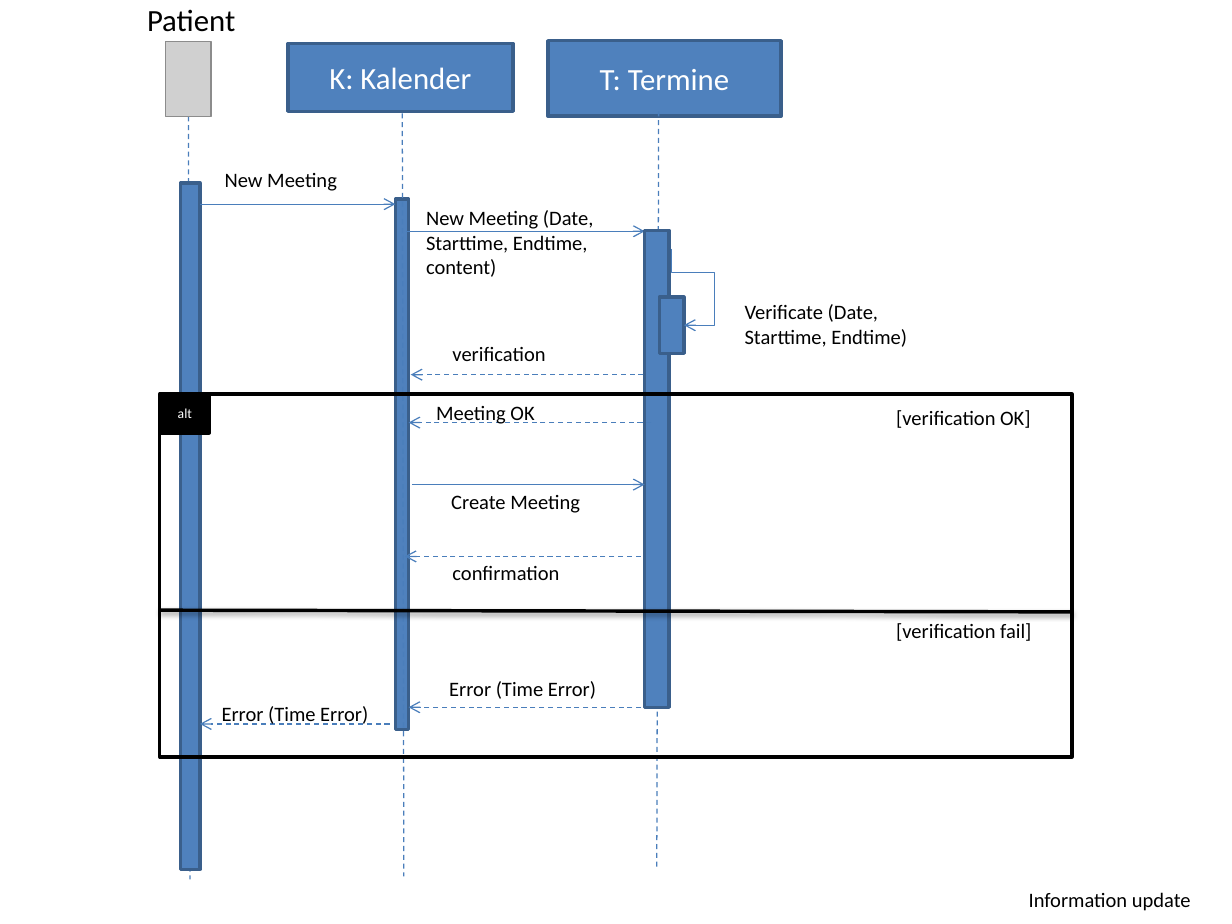
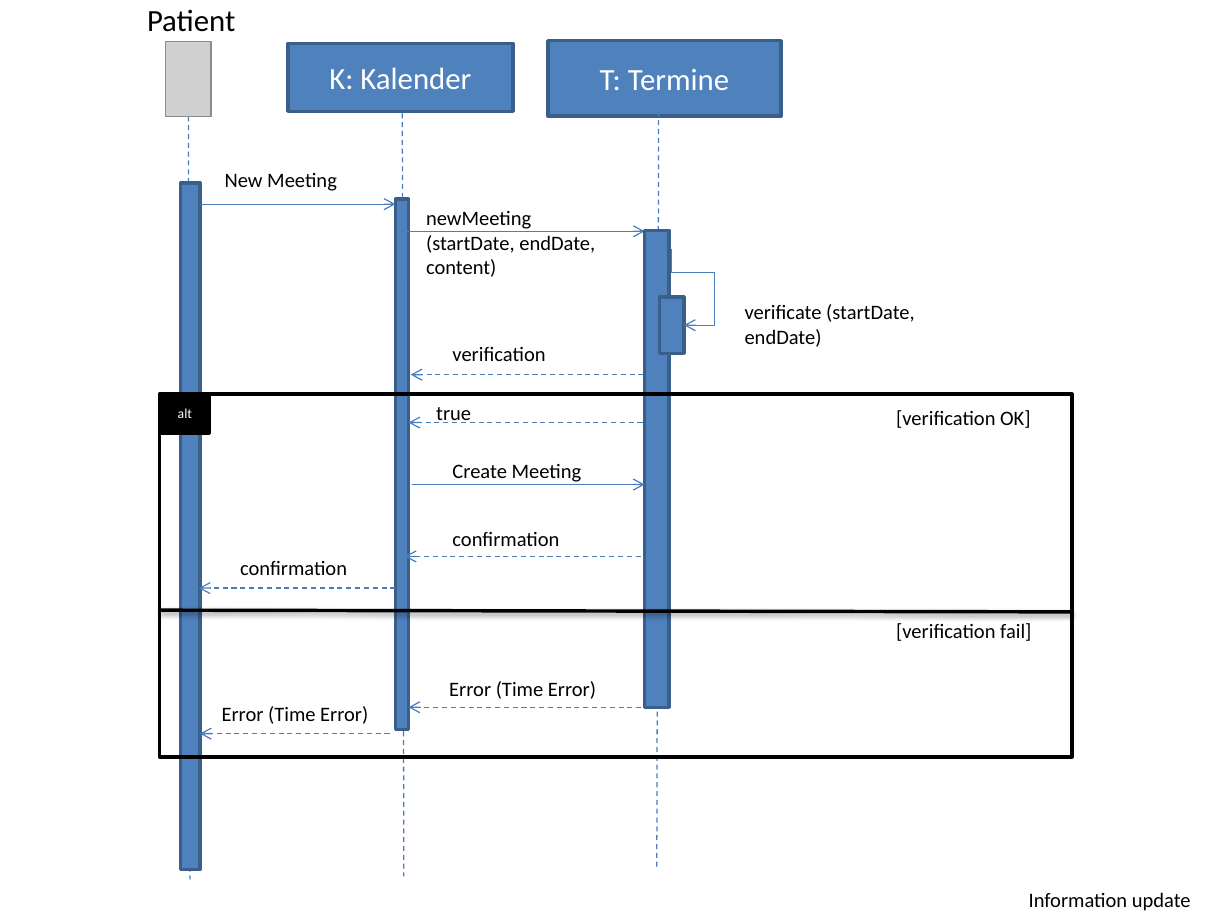
Before and after one commit to zyssm4/ch.bfh.btx8081.w2015.red, a slide deck: slide 1 of doc/Task07/sequenzdiagramm.pptx. Drawn at 1232x924 pixels with LibreOffice and Linux fonts; fonts in the diff are those of the drawing; grey boxes stand for pictures. Boxes give left, top, right and bottom in pixels: in the first picture for what was removed or moved away, otherwise in the second. Text is boxed around its words. In the diff, an @@ line names an element or a change of style, - is before the commit and + after.

```diff
--- a/doc/Task07/sequenzdiagramm.pptx
+++ b/doc/Task07/sequenzdiagramm.pptx
@@ text at (x1=426, y1=211, x2=595, y2=277): text changed @@
-New Meeting (Date, Starttime, Endtime, content)
+newMeeting (startDate, endDate, content)
@@ text at (x1=745, y1=304, x2=915, y2=347): text changed @@
-Verificate (Date, Starttime, Endtime)
+verificate (startDate, endDate)
@@ text at (x1=436, y1=407, x2=471, y2=423): text changed @@
-Meeting OK
+true
@@ text "Create Meeting" moved from (x1=451, y1=495, x2=580, y2=513) to (x1=452, y1=464, x2=582, y2=482) @@
@@ text "confirmation" moved from (x1=452, y1=566, x2=559, y2=580) to (x1=452, y1=532, x2=559, y2=546) @@
@@ text added at (x1=240, y1=561, x2=347, y2=575), 12 pt, text #000000 @@
+confirmation
@@ arrow added from (395, 588) to (198, 588), #4B7EBC 0.75 pt dashed @@
@@ arrow moved from (389, 724) - (200, 724) to (389, 733) - (200, 733) @@
```
Also in this commit, not shown: 1 other slide changed, 4 other files.
